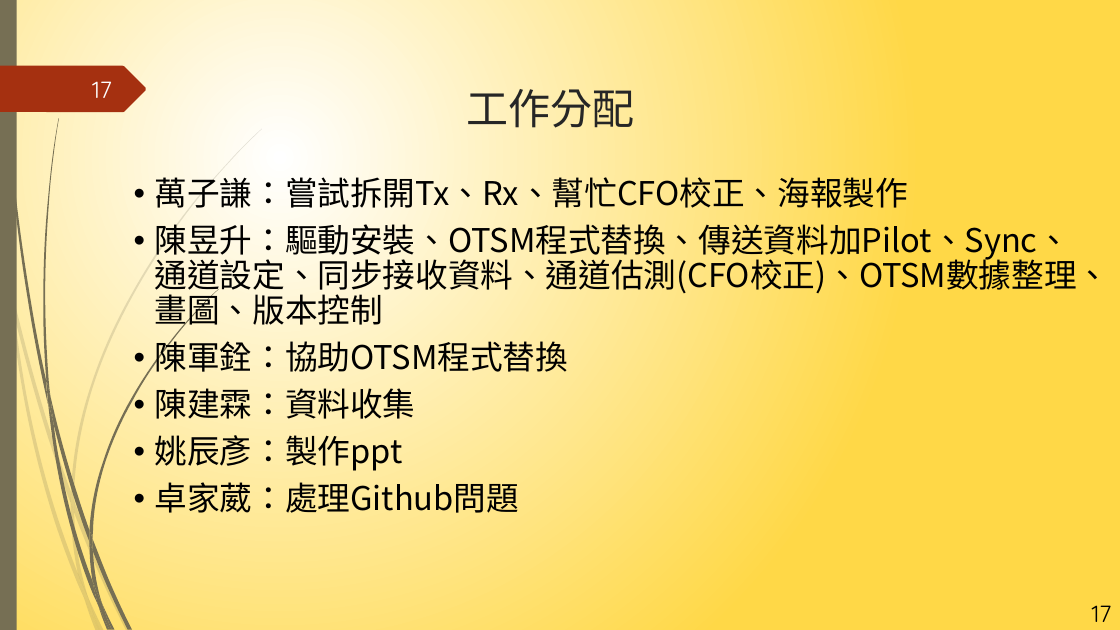
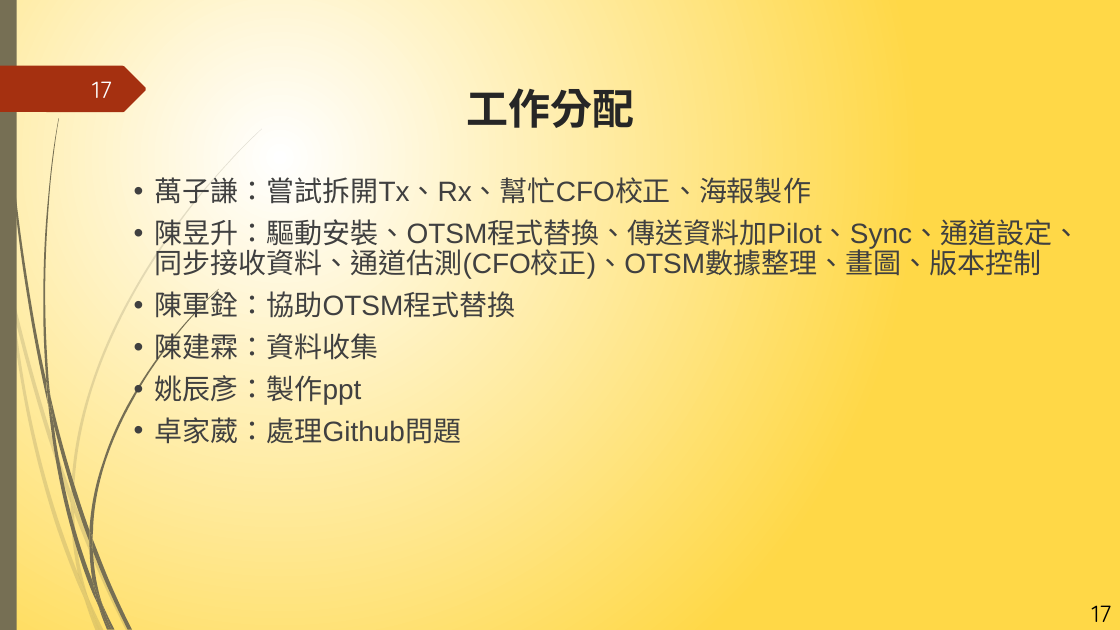
Before and after one commit to NIUWCSP/OTSM, a slide deck: slide 17 of report/以SDR實現OTSM通訊技術.pptx. Drawn at 1120x630 pixels with LibreOffice and Linux fonts; fonts in the diff are those of the drawing. Boxes give left, top, right and bottom in pixels: in the first picture for what was removed or moved away, otherwise in the second. Text is boxed around its words. In the diff, an @@ line names an element or a change of style, - is before the commit and + after.

```diff
--- a/report/以SDR實現OTSM通訊技術.pptx
+++ b/report/以SDR實現OTSM通訊技術.pptx
@@ title "工作分配" at (x1=466, y1=88, x2=634, y2=128): font Quicksand to Noto Sans CJK JP, bold on @@
@@ text "萬子謙：嘗試拆開Tx、Rx、幫忙CFO校正、海報製作" at (x1=155, y1=173, x2=1081, y2=444): size 28 to 24 pt, font Noto Sans CJK TC to Arial, text colour #000000 to #404040 @@
```
Also in this commit, not shown: 17 other slides changed, 1 slide removed.
